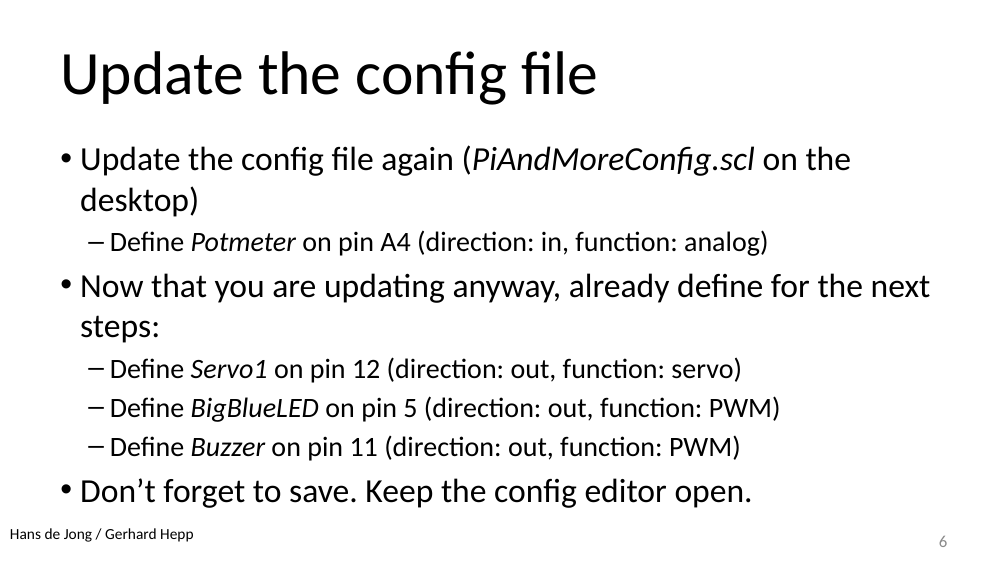
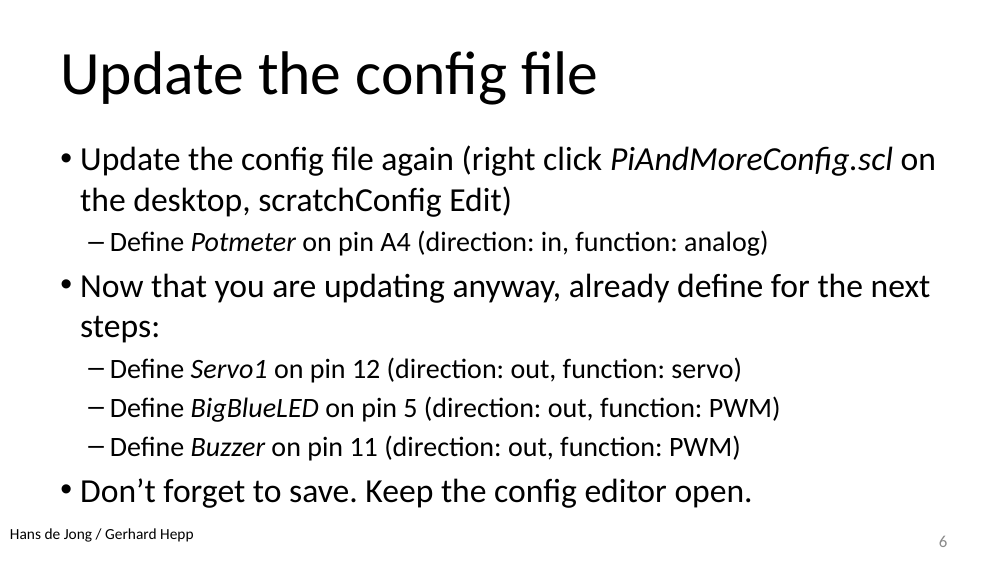
Before and after one commit to hansdejongehv/Weekendschool-PiAndMore, a slide deck: slide 6 of PiAndMore/UK---English/Part-1--Breadboard/PiAndMore workshop physical computing with Arduino - part 1 - Intermediate.v0.15.pptx. Drawn at 1008x567 pixels with LibreOffice and Linux fonts; fonts in the diff are those of the drawing; background and template pictures are left out. Boxes give left, top, right and bottom in pixels: in the first picture for what was removed or moved away, otherwise in the second. Text is boxed around its words. In the diff, an @@ line names an element or a change of style, - is before the commit and + after.

```diff
--- a/PiAndMore/UK---English/Part-1--Breadboard/PiAndMore workshop physical computing with Arduino - part 1 - Intermediate.v0.15.pptx
+++ b/PiAndMore/UK---English/Part-1--Breadboard/PiAndMore workshop physical computing with Arduino - part 1 - Intermediate.v0.15.pptx
@@ text at (80,145,936,217): text changed @@
-• Update the config file again (PiAndMoreConfig.scl on the desktop)
+• Update the config file again (right click PiAndMoreConfig.scl on the desktop, scratchConfig Edit)
```
Also in this commit, not shown: 6 other slides changed.
